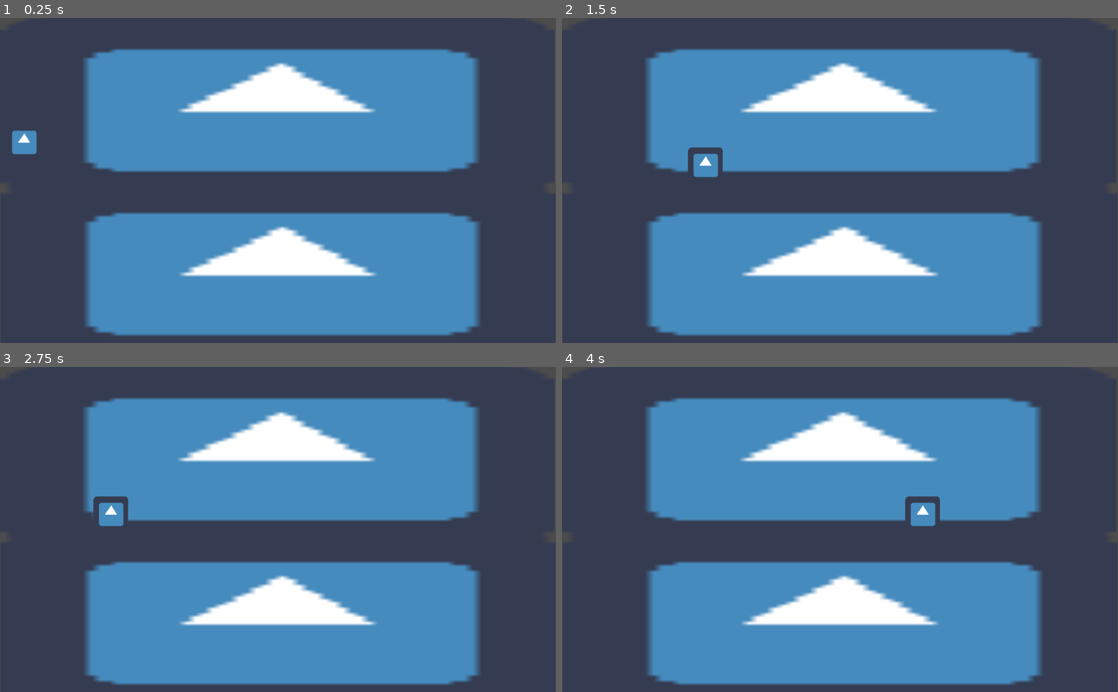
Above: before the commit, frames 1-4 (two rows, left to right).
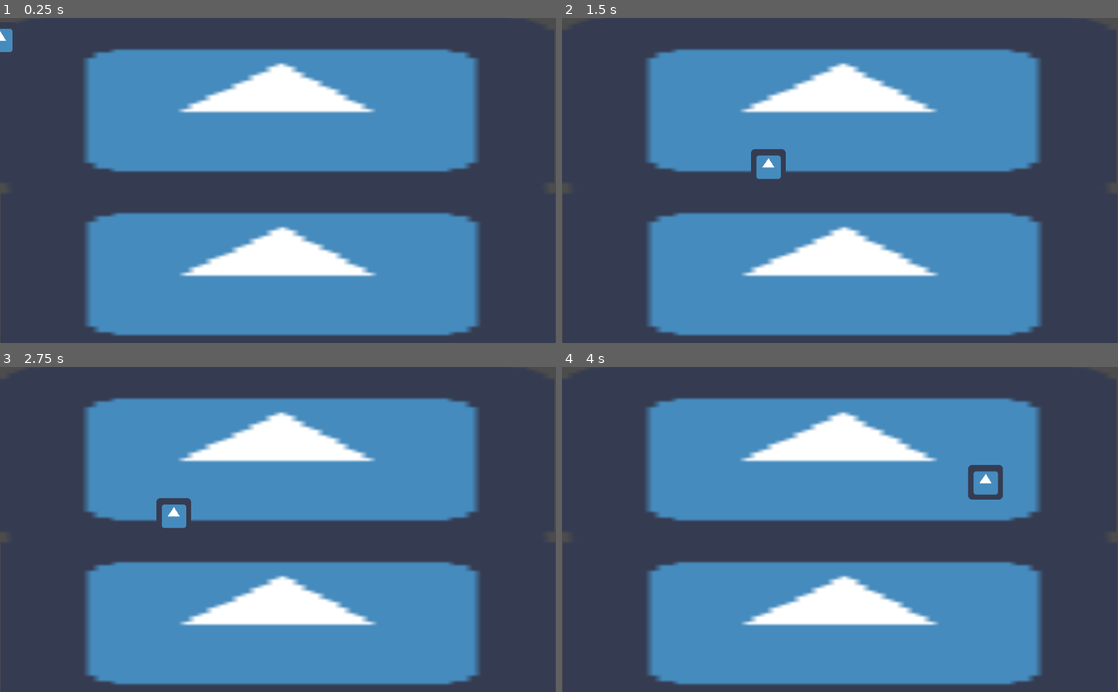
Above: after the commit, the same moments.

Repository: linasdev/qualia
Game: Godot game, scene res://Node2D.tscn
Two runs of this game, one before a commit and one after it. Both use one fixed random seed, a clock stepped at 60 frames per second and the inputs below. The project has no main scene, so this scene is started directly. The engine's default icon, where the game draws it, is replaced by a stand-in: a white triangle on a blue panel in a dark square.
Inputs:
- Up to frame 1 (0.25 s): no input
- Up to frame 2 (1.5 s): hold Right (ui_right) from 0.53 s (still down); tap Space (ui_select) at 0.6, 0.77, 1.07, 1.35 s
- Up to frame 3 (2.75 s): tap Space (ui_select) at 1.52, 1.82, 2.1 s; release Right (ui_right) at 2.03 s; hold Left (ui_left) from 2.03 s (still down)
- Up to frame 4 (4 s): release Left (ui_left) at 2.78 s; hold Right (ui_right) from 2.78 s (still down); tap Space (ui_select) at 2.85, 3.02, 3.32, 3.6, 3.77 s

The runs differ from the first frame. In frame 1, 0.5% of the frame differs, in the area x 0-7%, y 3-42%; in frame 2, 0.7%; in frame 3, 0.7%; in frame 4, 0.8%, in the area x 61-80%, y 30-49%.

Commit message:
Add jump mechanics

Diff:
--- a/Node2D.tscn
+++ b/Node2D.tscn
@@ -1,10 +1,21 @@
-[gd_scene load_steps=4 format=2]
+[gd_scene load_steps=6 format=2]
 
-[ext_resource path="res://Player.tscn" type="PackedScene" id=1]
 [ext_resource path="res://icon.png" type="Texture" id=2]
+[ext_resource path="res://Player.gd" type="Script" id=3]
 
 [sub_resource type="RectangleShape2D" id=1]
-extents = Vector2( 35.3069, 29.095 )
+extents = Vector2( 31.4197, 29.095 )
+
+[sub_resource type="SpriteFrames" id=2]
+animations = [ {
+"frames": [ ExtResource( 2 ) ],
+"loop": true,
+"name": "default",
+"speed": 5.0
+} ]
+
+[sub_resource type="RectangleShape2D" id=3]
+extents = Vector2( 30.7892, 31.2502 )
 
 [node name="Node2D" type="Node2D"]
 __meta__ = {
@@ -26,8 +37,14 @@
 [node name="RigidBody2D" type="StaticBody2D" parent="icon2"]
 
 [node name="CollisionShape2D" type="CollisionShape2D" parent="icon2/RigidBody2D"]
-position = Vector2( -18.5076, -19.9756 )
+position = Vector2( -15.6025, -19.3849 )
 shape = SubResource( 1 )
 
-[node name="Player" parent="." instance=ExtResource( 1 )]
-position = Vector2( 44.3145, 210.596 )
+[node name="Player" type="KinematicBody2D" parent="."]
+script = ExtResource( 3 )
+
+[node name="AnimatedSprite" type="AnimatedSprite" parent="Player"]
+frames = SubResource( 2 )
+
+[node name="CollisionShape2D" type="CollisionShape2D" parent="Player"]
+shape = SubResource( 3 )
--- a/Player.gd
+++ b/Player.gd
@@ -1,19 +1,29 @@
-extends Node2D
+extends KinematicBody2D
 
-export var speed = 400  # How fast the player will move (pixels/sec).
-var screen_size  # Size of the game window.
+export var run_speed = 400  # How fast the player will move (pixels/sec).
+export var jump_speed = -400
+export var gravity = 1200
 
-func _ready():
-	screen_size = get_viewport_rect().size
+var velocity = Vector2();
+var jumping = false;
+
+func get_input():
+	velocity.x = 0;
+	var right = Input.is_action_pressed("ui_right")
+	var left = Input.is_action_pressed("ui_left")
+	var jump = Input.is_action_just_pressed("ui_select")
+
+	if jump and is_on_floor():
+		jumping = true
+		velocity.y = jump_speed
+	if right:
+		velocity.x += run_speed
+	if left:
+		velocity.x -= run_speed
 
 func _process(delta):
-	var velocity = Vector2()  # The player's movement vector.
-	if Input.is_action_pressed("ui_right"):
-		velocity.x += 1
-	if Input.is_action_pressed("ui_left"):
-		velocity.x -= 1
-	if velocity.length() > 0:	#Not needed ATM
-		velocity = velocity.normalized() * speed
-	position += velocity * delta
-	position.x = clamp(position.x, 0, screen_size.x)
-	position.y = clamp(position.y, 0, screen_size.y)
+	get_input()
+	velocity.y += gravity * delta
+	if jumping and is_on_floor():
+		jumping = false
+	velocity = move_and_slide(velocity, Vector2(0, -1))
